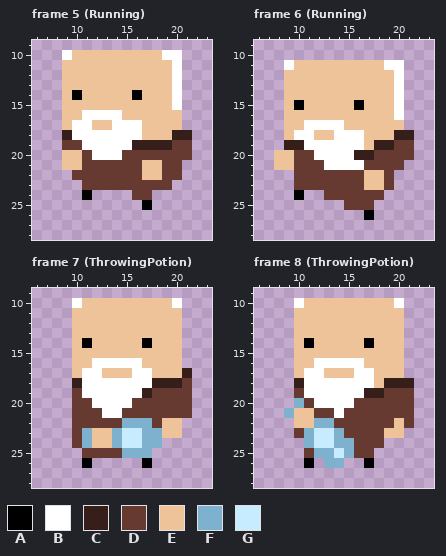
One commit to this pixel-art file: Assets/RawAssets/Dr_Landscape.ase. The picture above was drawn from the file before the commit.
32x32 pixels, 12 frames. Shown: frame 5 (Running): x 6..23, y 9..28; frame 6 (Running): x 6..23, y 9..28; frame 7 (ThrowingPotion): x 6..23, y 9..28; frame 8 (ThrowingPotion): x 6..23, y 9..28. The commit also changed other frames, which this record leaves out.
Palette (. is transparent): A #000000  B #ffffff  C #361e1a  D #663931  E #eec39a  F #7eb1cd  G #c7ebff
Pixels before, frame 5 (Running), first column x 9:
10 BEEEEEEEEEBB.
11 EEEEEEEEEEEB.
12 EEEEEEEEEEEB.
13 EEEEEEEEEEEB.
14 EAEEEEEAEEEB.
15 EEEEEEEEEEEB.
16 EEBBBBEEEEEE.
17 EBBEEBBBEEEE.
18 CBBBBBBBEEECC
19 DDBBBBBCCCCDD
20 EEDBBBDDDDDDD
21 EEDDDDDDEEDD.
22 .DDDDDDDEEDD.
23 ..DDDDDDDDD..
24 ..A....DD....
25 ........A....
Pixels before, frame 6 (Running), first column x 8:
11 .BEEEEEEEEEBB.
12 .EEEEEEEEEEEB.
13 .EEEEEEEEEEEB.
14 .EEEEEEEEEEEB.
15 .EAEEEEEAEEEB.
16 .EEEEEEEEEEEB.
17 .EEBBBBEEEEEE.
18 .EBBEEBBBEEECC
19 .CCBBBBBBECCDD
20 EEDDBBBBCCDDDD
21 EEDDDBBBBDDDD.
22 ..DDDDDDDEED..
23 ..DDDDDDDEED..
24 ..A..DDDDDD...
25 .......DDD....
26 .........A....
Pixels before, frame 7 (ThrowingPotion), first column x 10:
10 BEEEEEEEEEB.
11 EEEEEEEEEEE.
12 EEEEEEEEEEE.
13 EEEEEEEEEEE.
14 EAEEEEEAEEE.
15 EEEEEEEEEEE.
16 EEBBBBBEEEE.
17 EBBEEEBBEEEC
18 CBBBBBBBCCCD
19 DBBBBBBCDDDD
20 DDBBBBDDDDDD
21 DDDBBDDDDDDD
22 DDDDDFFFDEE.
23 DFEEFGGFFEE.
24 DFEEFGGFF...
25 .DDDDFFF....
26 .A.....A....
Pixels before, frame 8 (ThrowingPotion), first column x 9:
10 .BEEEEEEEEEB.
11 .EEEEEEEEEEE.
12 .EEEEEEEEEEE.
13 .EEEEEEEEEEE.
14 .EAEEEEEAEEE.
15 .EEEEEEEEEEE.
16 .EEBBBBBEEEE.
17 .EBBEEEBBEEE.
18 .CBBBBBBBECCC
19 .DBBBBBBCCDDD
20 .FDBBBBDDDDDD
21 FEEDDBDDDDDDD
22 .EEFFDDDDDDED
23 .DFGGFDDDDEE.
24 ..FGGFFDDD...
25 ..DFFGFDD....
26 ..A.FF..A....
Once edited:
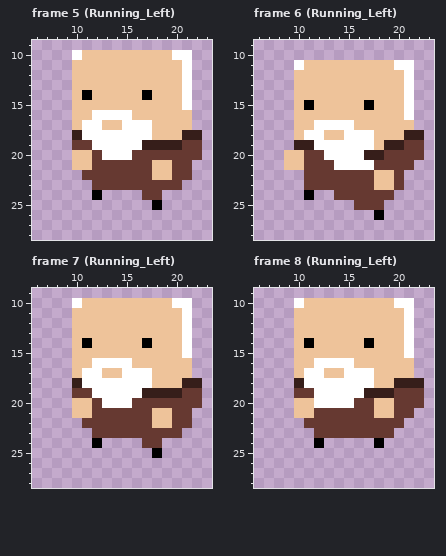
The exact change:
Frame 5 (Running_Left):
y 10: x 9..10 BE -> .B; x 19 B -> E; x 21 . -> B
y 11..13: x 9 E -> .; x 20..21 B. -> EB
y 14: x 9..11 EAE -> .EA; x 16..17 AE -> EA; x 20..21 B. -> EB
y 15: x 9 E -> .; x 20..21 B. -> EB
y 16: x 9 E -> .; x 11 B -> E; x 15 E -> B; x 21 . -> E
y 17: x 9..10 EB -> .E; x 12 E -> B; x 14 B -> E; x 17 E -> B; x 21 . -> E
y 18: x 9..10 CB -> .C; x 17 E -> B; x 20 C -> E; x 22 . -> C
y 19: x 9 D -> .; x 11 B -> D; x 16 C -> B; x 20 D -> C; x 22 . -> D
y 20: x 9 E -> .; x 11..12 DB -> ED; x 15 D -> B; x 22 . -> D
y 21: x 9 E -> .; x 11 D -> E; x 17 E -> D; x 19 D -> E; x 21 . -> D
y 22: x 10 D -> .; x 17 E -> D; x 19 D -> E; x 21 . -> D
y 23: x 11 D -> .; x 20 . -> D
y 24: x 11..12 A. -> .A; x 16 D -> .; x 18 . -> D
y 25: x 17..18 A. -> .A
Frame 6 (Running_Left):
y 11: x 9..10 BE -> .B; x 19 B -> E; x 21 . -> B
y 12..14: x 9 E -> .; x 20..21 B. -> EB
y 15: x 9..11 EAE -> .EA; x 16..17 AE -> EA; x 20..21 B. -> EB
y 16: x 9 E -> .; x 20..21 B. -> EB
y 17: x 9 E -> .; x 11 B -> E; x 15 E -> B; x 21 . -> E
y 18: x 9..10 EB -> .E; x 12 E -> B; x 14 B -> E; x 17 E -> B; x 20 C -> E; x 22 . -> C
y 19: x 9 C -> .; x 11 B -> C; x 17..18 EC -> BE; x 20 D -> C; x 22 . -> D
y 20: x 8 E -> .; x 10 D -> E; x 12 B -> D; x 16 C -> B; x 18 D -> C; x 22 . -> D
y 21: x 8 E -> .; x 10 D -> E; x 13 B -> D; x 17 D -> B; x 21 . -> D
y 22..23: x 10 D -> .; x 17 E -> D; x 19..20 D. -> ED
y 24: x 10..11 A. -> .A; x 13 D -> .; x 19 . -> D
y 25: x 15 D -> .; x 18 . -> D
y 26: x 17..18 A. -> .A
Frame 7 (Running_Left):
y 10..15: x 21 . -> B
y 16: x 16 B -> E; x 21 . -> E
y 17: x 15 E -> B; x 21 C -> E
y 18: x 18..22 CCCD. -> EEECC
y 19: x 11 B -> D; x 18..20 DDD -> CCC; x 22 . -> D
y 20: x 10..12 DDB -> EED; x 22 . -> D
y 21: x 10..11 DD -> EE; x 13..14 BB -> DD; x 18..19 DD -> EE
y 22: x 10 D -> .; x 15..18 FFFD -> DDDE; x 20..21 E. -> DD
y 23: x 10..20 DFEEFGGFFEE -> ..DDDDDDDDD
y 24: x 10..18 DFEEFGGFF -> ..A....DD
y 25: x 11..18 DDDDFFF. -> .......A
y 26: x 11 A -> .; x 17 A -> .
Frame 8 (Running_Left):
y 10..15: x 21 . -> B
y 16: x 16 B -> E; x 21 . -> E
y 17: x 15 E -> B; x 21 . -> E
y 18: x 19 C -> E; x 22 . -> C
y 19: x 11 B -> D; x 19 D -> C; x 22 . -> D
y 20: x 10..11 FD -> EE; x 18..19 DD -> EE; x 22 . -> D
y 21: x 9 F -> .; x 14 B -> D; x 18..19 DD -> EE
y 22: x 10..13 EEFF -> .DDD; x 20..21 ED -> D.
y 23: x 10..14 DFGGF -> ..DDD; x 19..20 EE -> D.
y 24: x 11..18 FGGFFDDD -> .A.....A
y 25: x 11..17 DFFGFDD -> .......
y 26: x 11 A -> .; x 13..14 FF -> ..; x 17 A -> .
Pixel boxes of the changes (left, top, right, bottom) in both pictures:
changed: (62, 50, 202, 210)
changed: (274, 60, 424, 220)
changed: (72, 298, 202, 468)
changed: (284, 298, 424, 468)
